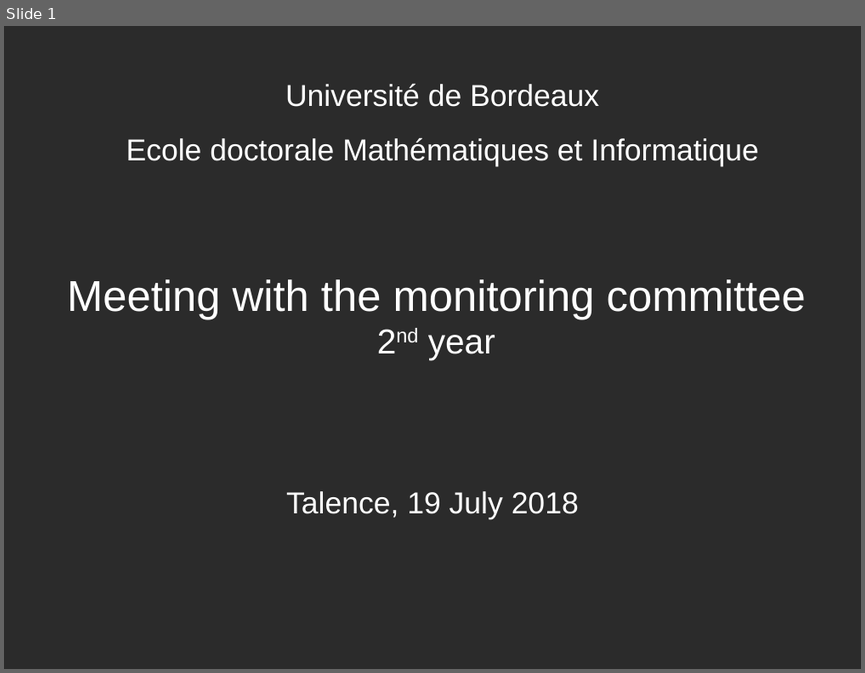
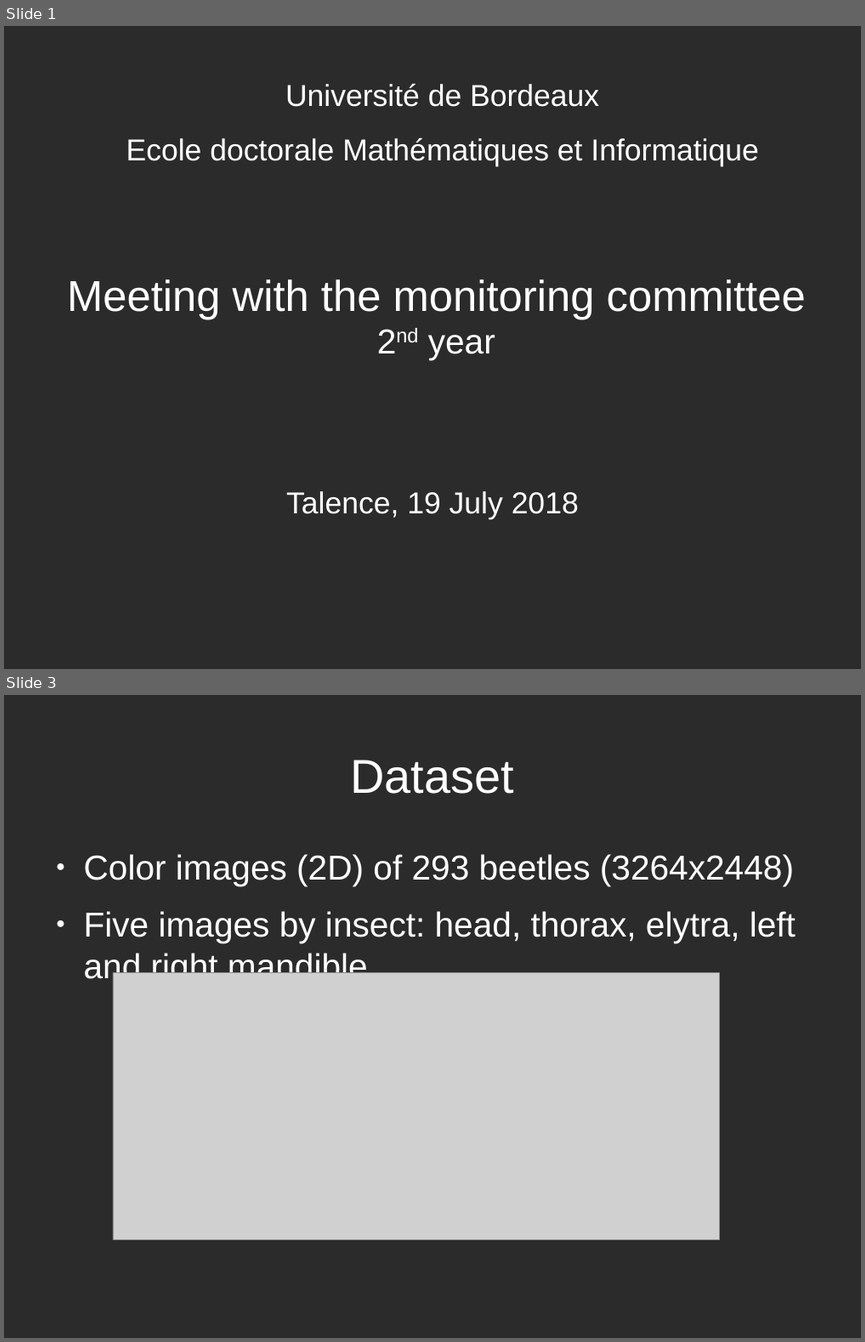
Before and after one commit to linhlevandlu/Presentation, a slide deck: EDMI/comite_suivi/2e anne/comite_suivi_2nd.odp. Shown one above the other, each under a label of ours: slide 1 before the commit, slides 1 and 3 after it; the slides between them are not shown. The pictures are 865x673 and 865x1342 pixels, drawn with LibreOffice and Linux fonts; fonts in the diff are those of the drawing; grey boxes stand for pictures; background and template pictures are left out; a plain dark background stands for a picture behind light text. Boxes give left, top, right and bottom in pixels: in the first picture for what was removed or moved away, otherwise in the second. Text is boxed around its words. In the diff, an @@ line names an element or a change of style, - is before the commit and + after.

```diff
--- a/EDMI/comite_suivi/2e anne/comite_suivi_2nd.odp
+++ b/EDMI/comite_suivi/2e anne/comite_suivi_2nd.odp
@@ slide 3 added at bbox=[4, 695, 861, 1338], background picture (left out) @@
@@ title added at bbox=[351, 760, 514, 794], 44 pt, text #FFFFFF @@
+Dataset
@@ text added at bbox=[84, 854, 795, 984], 32 pt, text #FFFFFF @@
+● Color images (2D) of 293 beetles (3264x2448)
+● Five images by insect: head, thorax, elytra, left and right mandible
@@ picture added at bbox=[113, 973, 720, 1239] @@
```
Also in this commit, not shown: 17 other slides added, 3 slides removed, 14 other files.
